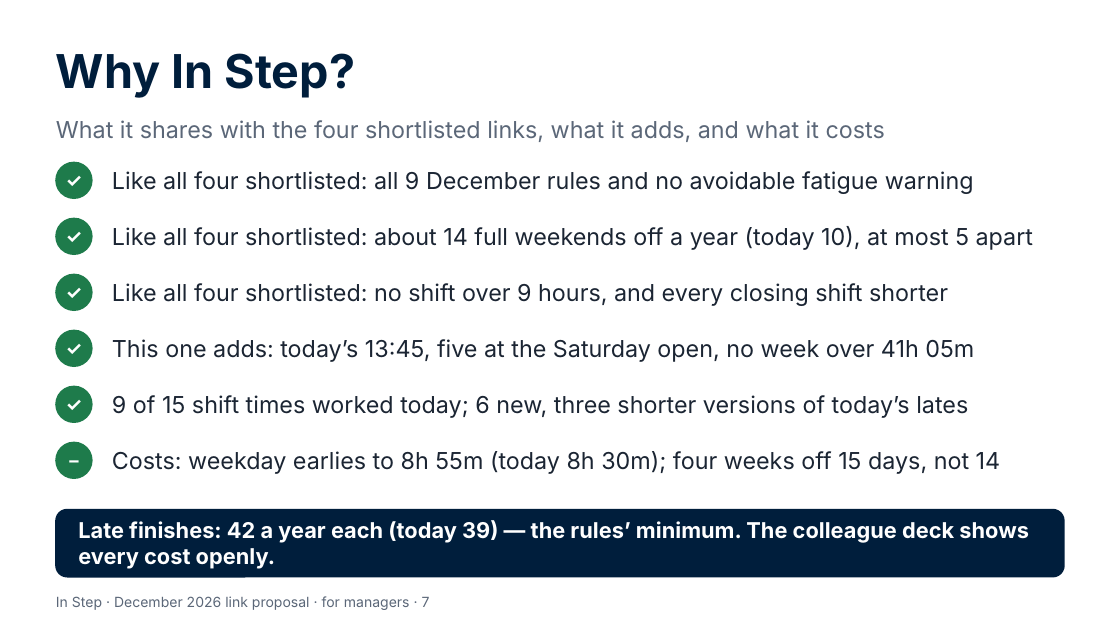
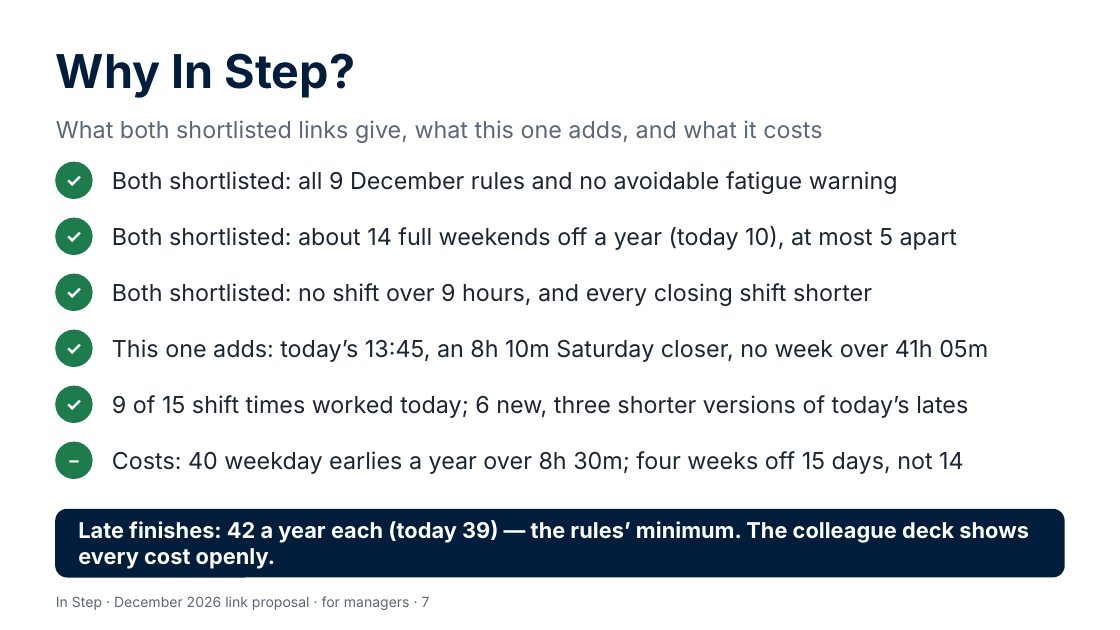
Before and after one commit to Garethdavidmiller/roster-app, a slide deck: slide 7 of docs/links-26/presentations/In-Step-for-managers.pptx. Drawn at 1120x630 pixels with LibreOffice and Linux fonts; fonts in the diff are those of the drawing. Boxes give left, top, right and bottom in pixels: in the first picture for what was removed or moved away, otherwise in the second. Text is boxed around its words. In the diff, an @@ line names an element or a change of style, - is before the commit and + after.

```diff
--- a/docs/links-26/presentations/In-Step-for-managers.pptx
+++ b/docs/links-26/presentations/In-Step-for-managers.pptx
@@ text at <box>56,120,822,143</box>: text changed @@
-What it shares with the four shortlisted links, what it adds, and what it costs
+What both shortlisted links give, what this one adds, and what it costs
@@ text at <box>112,171,898,194</box>: text changed @@
-Like all four shortlisted: all 9 December rules and no avoidable fatigue warning
+Both shortlisted: all 9 December rules and no avoidable fatigue warning
@@ text at <box>112,226,957,250</box>: text changed @@
-Like all four shortlisted: about 14 full weekends off a year (today 10), at most 5 apart
+Both shortlisted: about 14 full weekends off a year (today 10), at most 5 apart
@@ text at <box>112,283,872,306</box>: text changed @@
-Like all four shortlisted: no shift over 9 hours, and every closing shift shorter
+Both shortlisted: no shift over 9 hours, and every closing shift shorter
@@ text at <box>112,339,988,362</box>: text changed @@
-This one adds: today’s 13:45, five at the Saturday open, no week over 41h 05m
+This one adds: today’s 13:45, an 8h 10m Saturday closer, no week over 41h 05m
@@ text at <box>112,451,964,474</box>: text changed @@
-Costs: weekday earlies to 8h 55m (today 8h 30m); four weeks off 15 days, not 14
+Costs: 40 weekday earlies a year over 8h 30m; four weeks off 15 days, not 14
```
Also in this commit, not shown: 45 other files.
